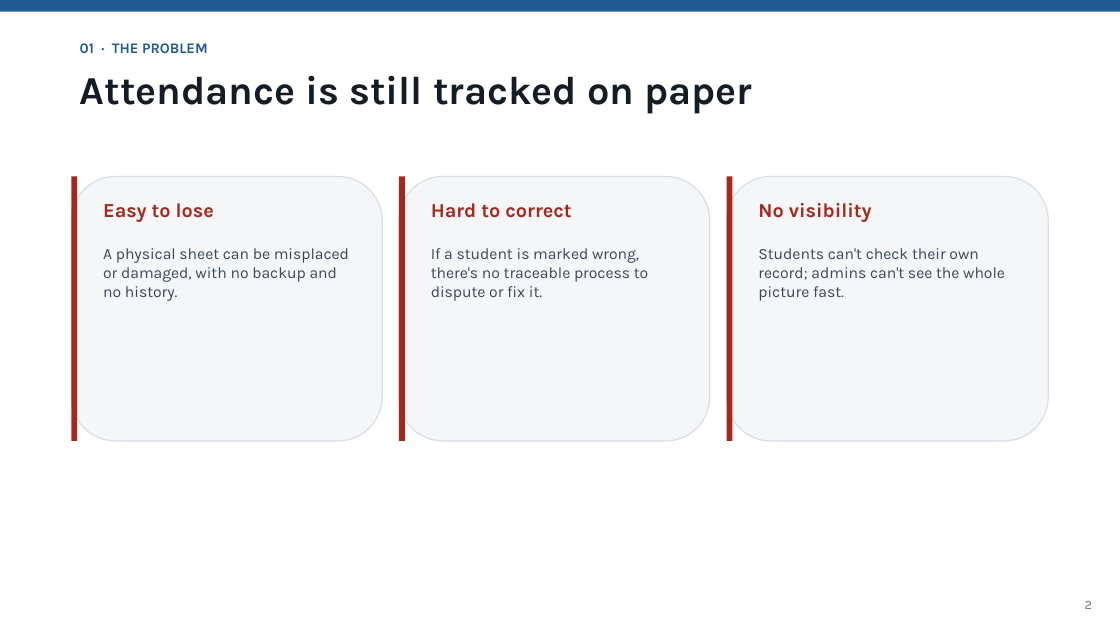
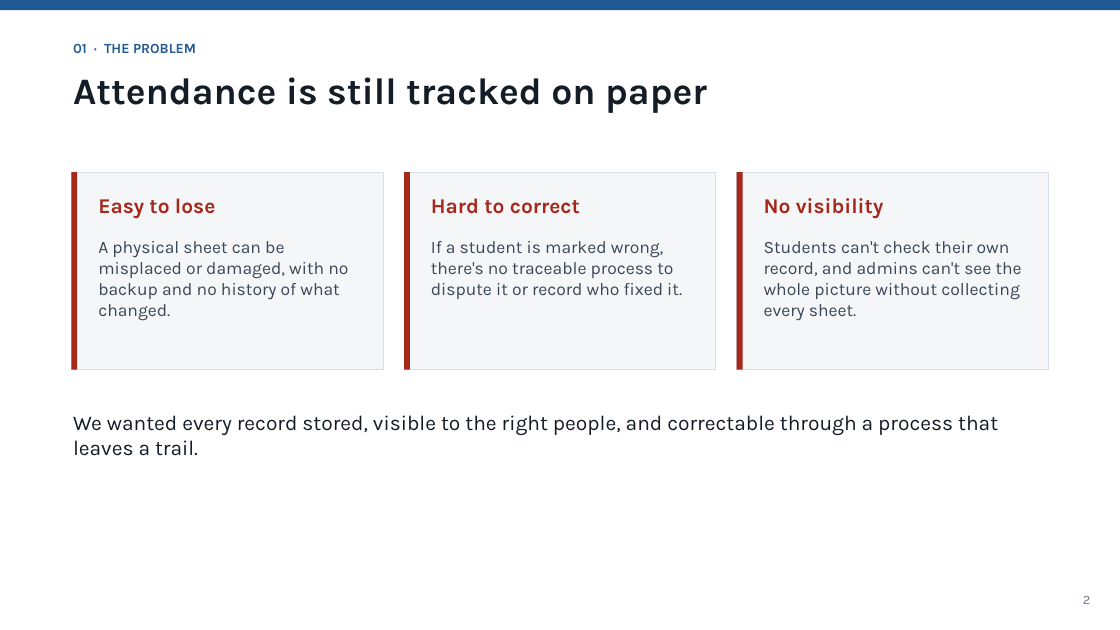
Before and after one commit to suleymantofik0-byte/attendance-system, a slide deck: slide 2 of Attendance-System-Presentation.pptx. Drawn at 1120x630 pixels with LibreOffice and Linux fonts; fonts in the diff are those of the drawing. Boxes give left, top, right and bottom in pixels: in the first picture for what was removed or moved away, otherwise in the second. Text is boxed around its words. In the diff, an @@ line names an element or a change of style, - is before the commit and + after.

```diff
--- a/Attendance-System-Presentation.pptx
+++ b/Attendance-System-Presentation.pptx
@@ text "01 · THE PROBLEM" at box(73, 43, 196, 53): size 12.5 to 12 pt @@
@@ text "Attendance is still tracked on ..." at box(73, 77, 707, 113): size 34 to 32 pt @@
@@ rectangle: place and size @@
-rectangle at box(71, 176, 77, 441)
+rectangle at box(71, 172, 77, 370)
@@ rectangle: place and size @@
-rectangle at box(71, 176, 382, 441)
+rectangle at box(71, 172, 383, 370)
@@ rectangle: place and size @@
-rectangle at box(399, 176, 405, 441)
+rectangle at box(404, 172, 410, 370)
@@ rectangle: place and size @@
-rectangle at box(399, 176, 710, 441)
+rectangle at box(404, 172, 716, 370)
@@ rectangle: place and size @@
-rectangle at box(727, 176, 733, 441)
+rectangle at box(737, 172, 743, 370)
@@ rounded rectangle to rectangle; outline #D8DEE6 1 pt to #D8DEE6 0.75 pt in 3 elements at box(71, 172, 383, 370), box(404, 172, 716, 370), box(737, 172, 1049, 370) @@
@@ rectangle: place and size @@
-rectangle at box(727, 176, 1049, 441)
+rectangle at box(737, 172, 1049, 370)
@@ size 17 to 18 pt in 3 elements at box(98, 198, 215, 219), box(431, 198, 580, 214), box(764, 198, 884, 219) @@
@@ text at box(98, 241, 348, 321): text changed; size 13.5 to 15 pt @@
-A physical sheet can be misplaced or damaged, with no backup and no history.
+A physical sheet can be misplaced or damaged, with no backup and no history of what changed.
@@ text at box(431, 241, 682, 299): text changed; size 13.5 to 15 pt @@
-If a student is marked wrong, there's no traceable process to dispute or fix it.
+If a student is marked wrong, there's no traceable process to dispute it or record who fixed it.
@@ text at box(764, 241, 1022, 321): text changed; size 13.5 to 15 pt @@
-Students can't check their own record; admins can't see the whole picture fast.
+Students can't check their own record, and admins can't see the whole picture without collecting every sheet.
@@ text added at box(73, 415, 998, 456), 18 pt, text #141C26 @@
+We wanted every record stored, visible to the right people, and correctable through a process that leaves a trail.
@@ text "2": place and size @@
-text "2" at box(1085, 601, 1092, 609)
+text "2" at box(1083, 596, 1090, 604)
```
Also in this commit, not shown: 12 other slides changed.
